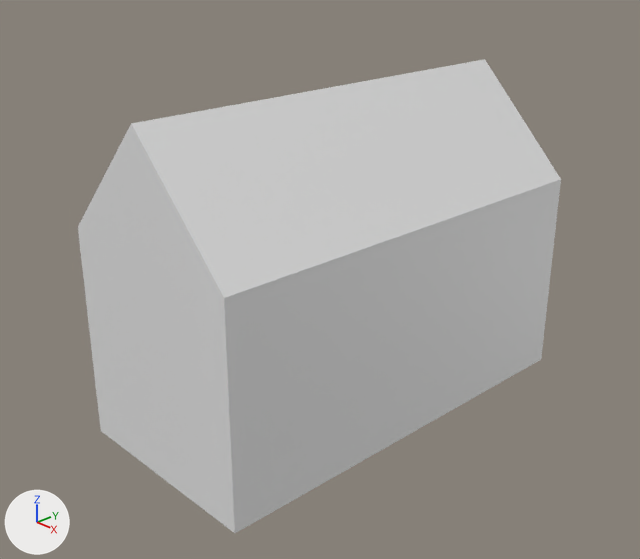
What one commit did to the Blender file GardenGame2/house.blend.
Camera for both pictures: a 50 mm lens placed at (5.51, -5.42, 3.5), pointed at (0.0, -0.23, 0.29). Arrows for +X, +Y and +Z are at lower left; the lights stay in place.
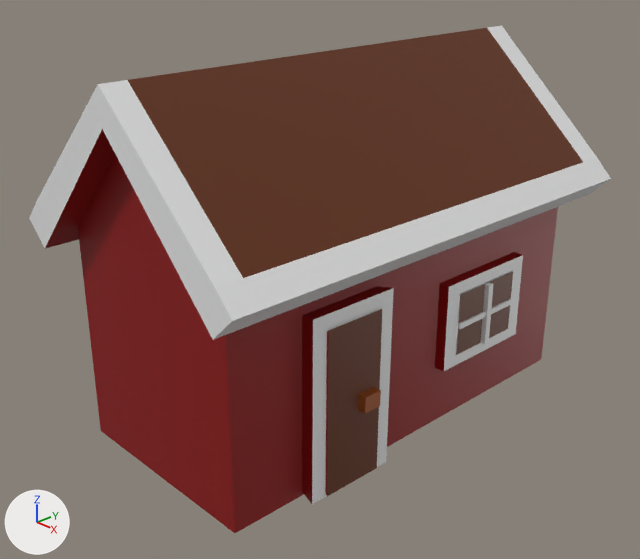
Pixel boxes [x1, y1, x2, y2] of what changed, in the pictures (640 x 559 px):
'Cube', reshaped (20% wider, 7% taller)
    before: [78, 59, 561, 533]
    after: [29, 26, 611, 533]
part 1 of me_cube, added
    after: [481, 283, 493, 344]
part 2 of me_cube, built on
    before: [131, 59, 561, 298]
    after: [29, 26, 611, 504]
part 3 of me_cube, recoloured (white to red)
    both: [78, 154, 558, 533]

Patch to the scene script:
```diff
--- a/GardenGame2/house.blend.py
+++ b/GardenGame2/house.blend.py
@@ mat_red @@
+mat_red = principled_material('RED')
+mat_red.base_color = (0.264, 0.000169, 0.0)  # red #8c0100
@@ mat_transparent @@
+mat_transparent = principled_material('TRANSPARENT')
+mat_transparent.base_color = (0.803, 0.803, 0.803)  # white #e7e7e7
+mat_transparent.ior = 1.45
+mat_transparent.subsurface_weight = 1.0
+mat_transparent.subsurface_scale = 4.0
+mat_transparent.transmission_weight = 5.0
@@ mat_white @@
+mat_white = principled_material('white')
+mat_white.base_color = (0.8, 0.8, 0.8)  # white #e7e7e7
@@ mat_brown @@
+mat_brown = principled_material('BROWN')
+mat_brown.base_color = (0.119, 0.023, 0.0)  # brown #612a00
@@ mat_lightbrown @@
+mat_lightbrown = principled_material('LIGHTBROWN')
+mat_lightbrown.base_color = (0.33, 0.0773, 0.0109)  # brown #9b4f1b
@@ me_cube @@
 # used by ob_cube; location = (0.0, 0.0, 0.0); scale = (1.0, 2.08, 1.0)
-me_cube.from_pydata(...)  # 18 vertices, 16 faces; spans x -1.0..1.0, y -1.0..1.0, z -1.0..2.04
+me_cube.from_pydata(...)  # 108 vertices, 92 faces; spans x -1.39..1.39, y -1.11..1.12, z -1.0..2.35
+# me_cube part 1: a new loose piece, a box spanning x 1.113..1.161, y 0.381..0.411, z -0.307..0.29, in mat_white (white #e7e7e7)
+# me_cube part 2
+# 2 faces are deleted
+# 74 vertices are added at x -1.39..1.25, y -1.11..1.12, z -1.0..2.35
+# 8 new vertices lie (0.17, 0.0, -0.18) away from vertices in x 1.0..1.22, y -1.11..1.12, z 1.0..1.22
+# 32 new faces join them, mat_white (white #e7e7e7)
+# 4 new faces join them, mat_brown (brown #612a00)
+# 25 new faces join them, mat_red (red #8c0100)
+# 6 new faces join them, mat_lightbrown (brown #9b4f1b)
+# 5 new faces join them, mat_transparent (white #e7e7e7)
+# me_cube part 3: 14 faces spanning x -1.0..1.0, y -1.0..1.0, z -1.0..2.04 switch from mat_material (white #e7e7e7) to mat_red (red #8c0100)
+me_cube.materials.append(mat_white)  # white #e7e7e7
+me_cube.materials.append(mat_brown)  # brown #612a00
+me_cube.materials.append(mat_lightbrown)  # brown #9b4f1b
+me_cube.materials.append(mat_transparent)  # white #e7e7e7
```
